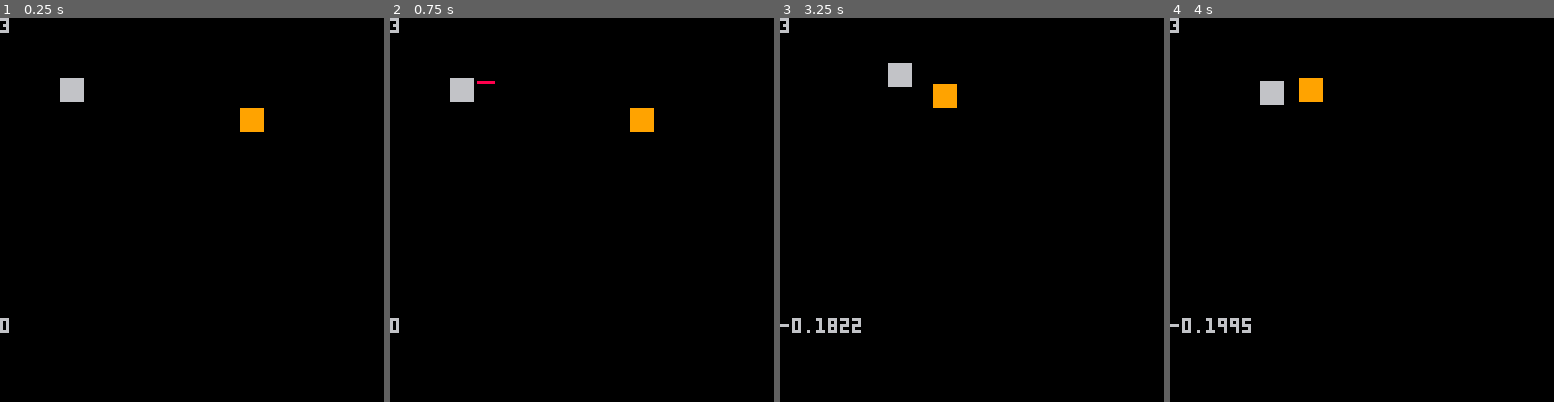
Above: before the commit, frames 1-4 (left to right).
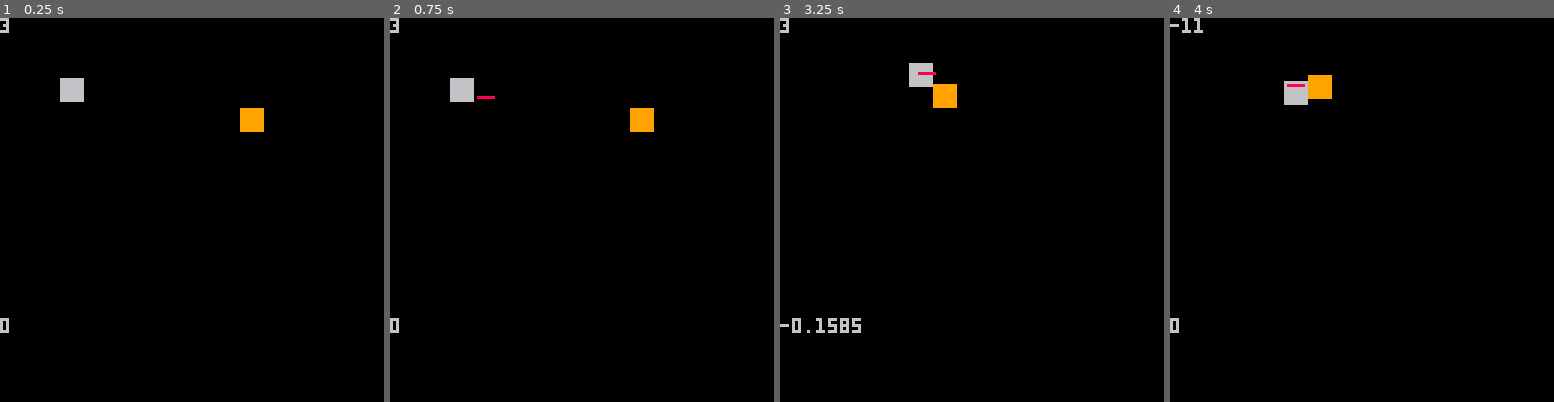
Above: after the commit, the same moments.

Repository: akbiggs/Scuffle
Game: PICO-8 cartridge scuffle.p8
The game is run twice, just before and just after one commit, with the same random seed, the same clock (stepped at 60 frames per second) and the same inputs.
Inputs:
- Up to frame 1 (0.25 s): no input
- Up to frame 2 (0.75 s): tap X (X key) at 0.33 s; tap O (Z key) at 0.7 s
- Up to frame 3 (3.25 s): tap X (X key) at 1.07, 1.85, 2.97 s; hold Right 1.6-2.1 s; tap O (Z key) every 0.4 s from 1.7 to 2.9 s; hold Up 2.15-2.42 s; hold Right 2.47-3.03 s; hold Left from 3.08 s (still down)
- Up to frame 4 (4 s): tap O (Z key) at 3.3, 3.7 s; release Left at 3.58 s; hold Down 3.63-3.97 s

Frame 1 is identical in both runs. In frame 2, less than 0.1% of the frame differs, in the area x 22-28%, y 16-22%; in frame 3, 0.7%; in frame 4, 1.5%, in the area x 0-43%, y 0-83%.

Commit message:
remap attac

Diff:
--- a/scuffle.p8
+++ b/scuffle.p8
@@ -610,7 +610,7 @@
   end
 
   if self:can_swing() and
-      btnjp(🅾️)
+      btnjp(❎)
   then
     self:swing(bullets)
   end
